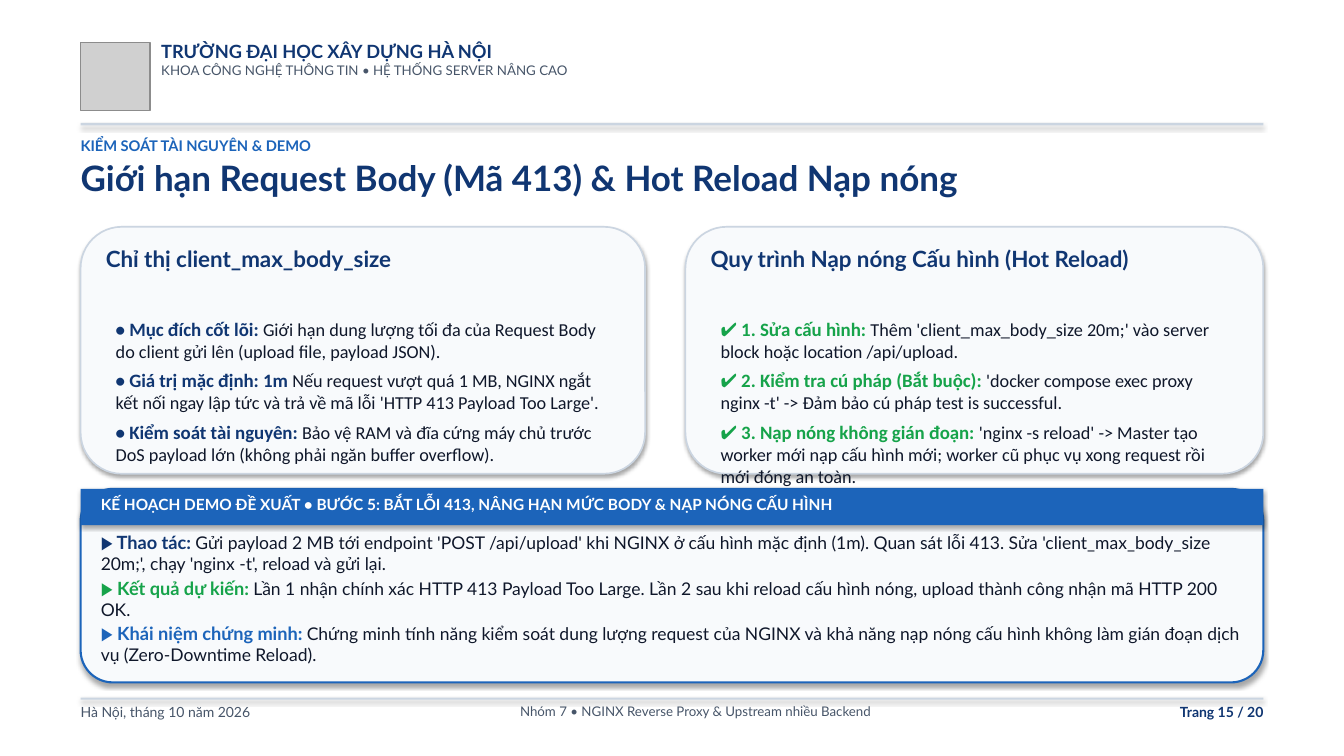
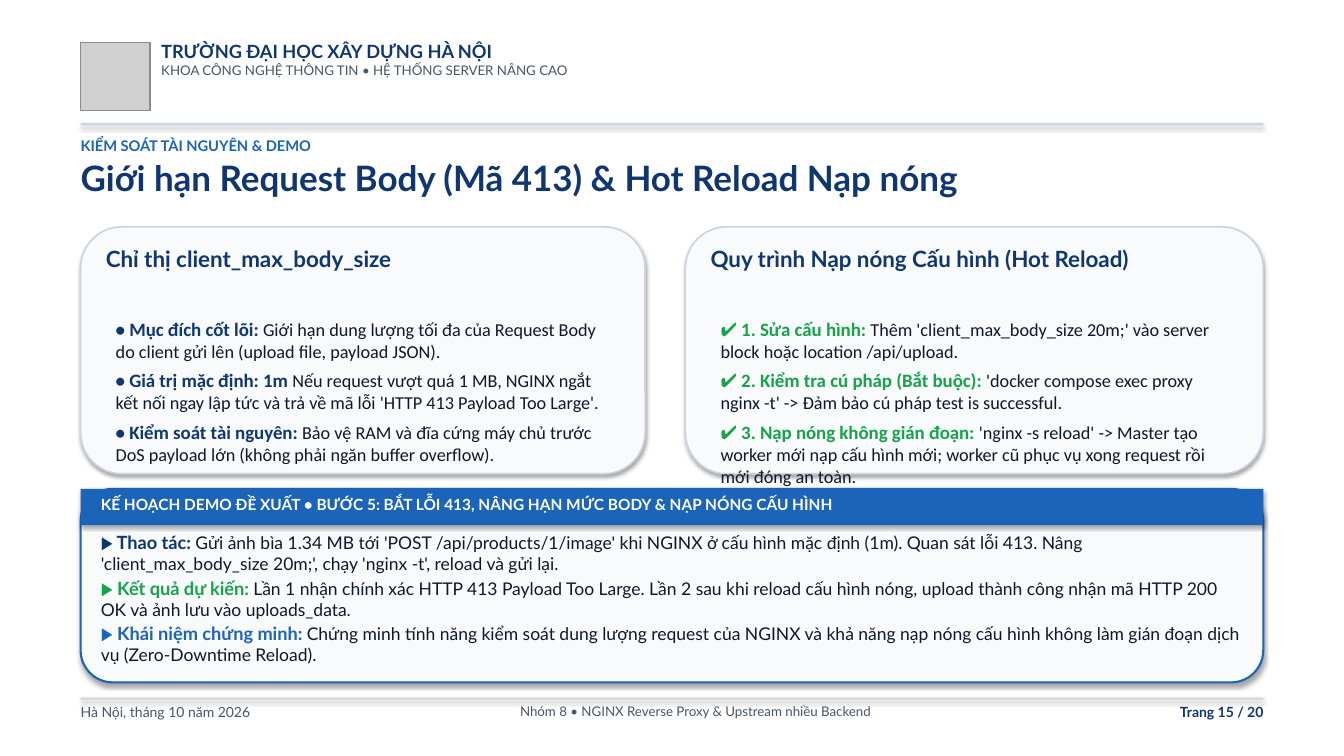
Before and after one commit to nguyentatmanh/Cau-hinh-NGINX-Reverse_Proxy-Upstream-nhieu-backend, a slide deck: slide 15 of NGINX_Buoi_8_Nhom_7.pptx. Drawn at 1344x756 pixels with LibreOffice and Linux fonts; fonts in the diff are those of the drawing; grey boxes stand for pictures. Boxes give left, top, right and bottom in pixels: in the first picture for what was removed or moved away, otherwise in the second. Text is boxed around its words. In the diff, an @@ line names an element or a change of style, - is before the commit and + after.

Commit message:
docs: cập nhật tài liệu hướng dẫn và tái tạo bài thuyết trình Nhóm 8 HUCE

```diff
--- a/NGINX_Buoi_8_Nhom_7.pptx
+++ b/NGINX_Buoi_8_Nhom_7.pptx
@@ text at bbox=[101, 534, 1217, 619]: text changed @@
-▶ Thao tác: Gửi payload 2 MB tới endpoint 'POST /api/upload' khi NGINX ở cấu hình mặc định (1m). Quan sát lỗi 413. Sửa 'client_max_body_size 20m;', chạy 'nginx -t', reload và gửi lại.
-▶ Kết quả dự kiến: Lần 1 nhận chính xác HTTP 413 Payload Too Large. Lần 2 sau khi reload cấu hình nóng, upload thành công nhận mã HTTP 200 OK.
+▶ Thao tác: Gửi ảnh bìa 1.34 MB tới 'POST /api/products/1/image' khi NGINX ở cấu hình mặc định (1m). Quan sát lỗi 413. Nâng 'client_max_body_size 20m;', chạy 'nginx -t', reload và gửi lại.
+▶ Kết quả dự kiến: Lần 1 nhận chính xác HTTP 413 Payload Too Large. Lần 2 sau khi reload cấu hình nóng, upload thành công nhận mã HTTP 200 OK và ảnh lưu vào uploads_data.
@@ text at bbox=[520, 705, 871, 719]: text changed @@
-Nhóm 7 • NGINX Reverse Proxy & Upstream nhiều Backend
+Nhóm 8 • NGINX Reverse Proxy & Upstream nhiều Backend
```
Also in this commit, not shown: 19 other slides changed, 4 other files.
